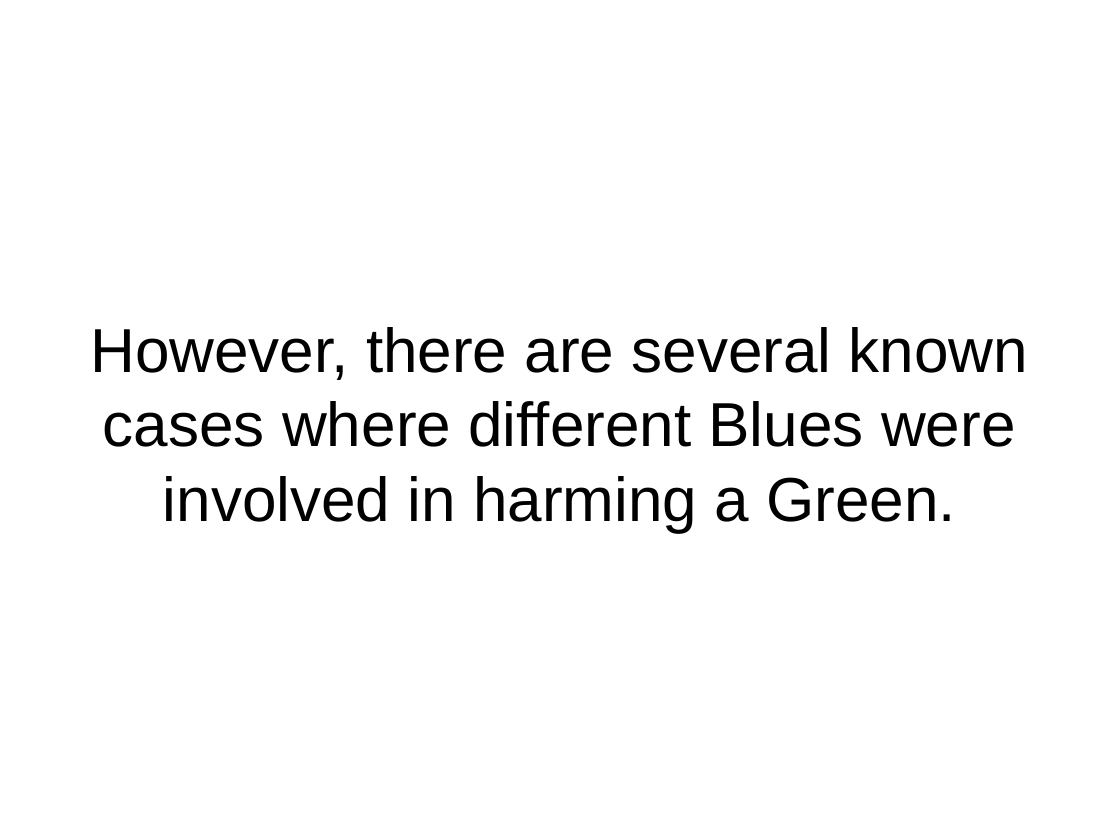
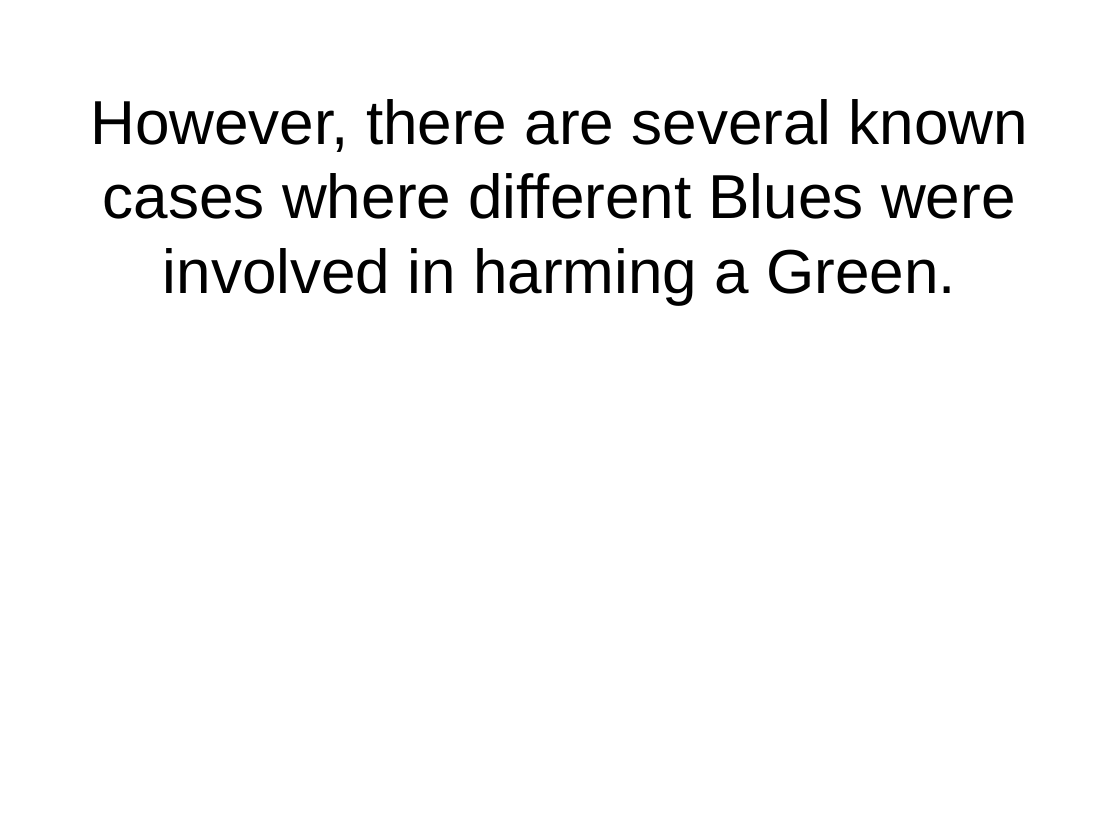
Before and after one commit to flxsosa/MoralDynamics, a slide deck: slide 9 of experiment_template/experiment_slides.odp. Drawn at 1120x840 pixels with LibreOffice and Linux fonts; fonts in the diff are those of the drawing. Boxes give left, top, right and bottom in pixels: in the first picture for what was removed or moved away, otherwise in the second. Text is boxed around its words. In the diff, an @@ line names an element or a change of style, - is before the commit and + after.

```diff
--- a/experiment_template/experiment_slides.odp
+++ b/experiment_template/experiment_slides.odp
@@ title "However, there are several known ..." at <box>90,99,1028,304</box>: vertical alignment middle to top @@
```
Also in this commit, not shown: 7 other slides changed, 14 other files.
